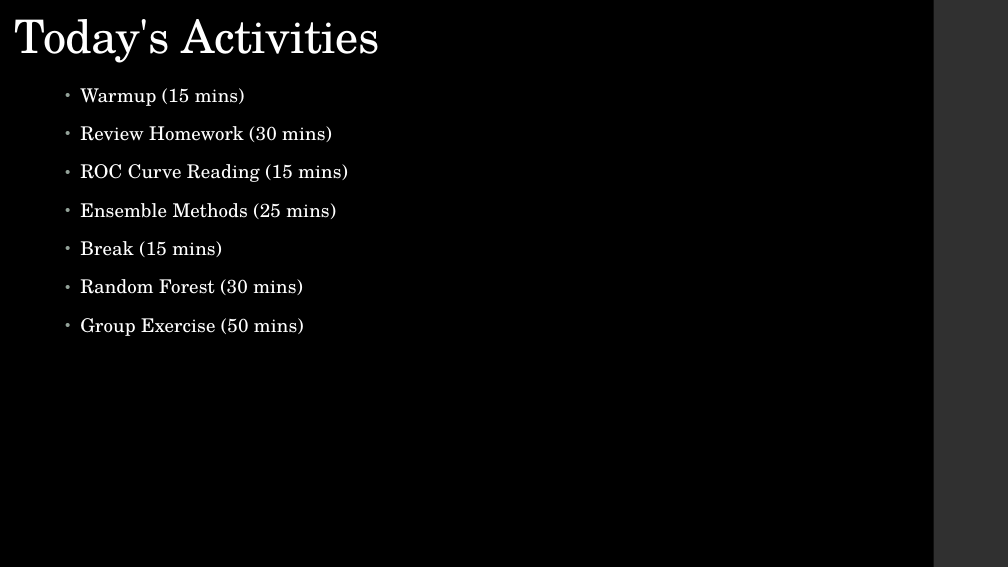
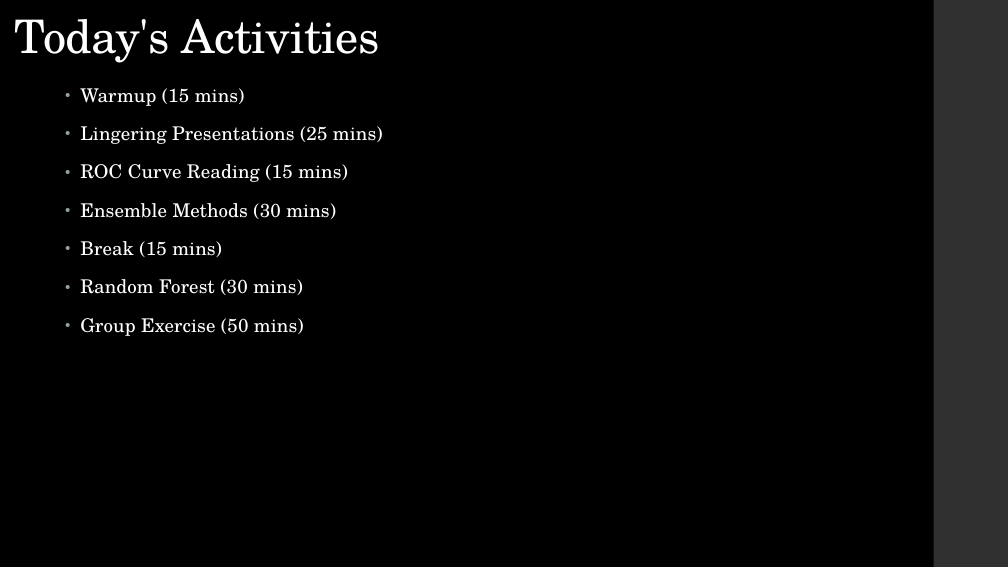
Before and after one commit to LaunchCoderGirlSTL/Data-Science-Assignments, a slide deck: slide 3 of course_material/week_17/week_17_presentation.pptx. Drawn at 1008x567 pixels with LibreOffice and Linux fonts; fonts in the diff are those of the drawing. Boxes give left, top, right and bottom in pixels: in the first picture for what was removed or moved away, otherwise in the second. Text is boxed around its words. In the diff, an @@ line names an element or a change of style, - is before the commit and + after.

```diff
--- a/course_material/week_17/week_17_presentation.pptx
+++ b/course_material/week_17/week_17_presentation.pptx
@@ text at [80, 126, 383, 144]: text changed @@
-• Review Homework (30 mins)
+• Lingering Presentations (25 mins)
@@ text at [80, 203, 336, 219]: text changed @@
-• Ensemble Methods (25 mins)
+• Ensemble Methods (30 mins)
```
Also in this commit, not shown: 1 other slide changed, 1 other file.
